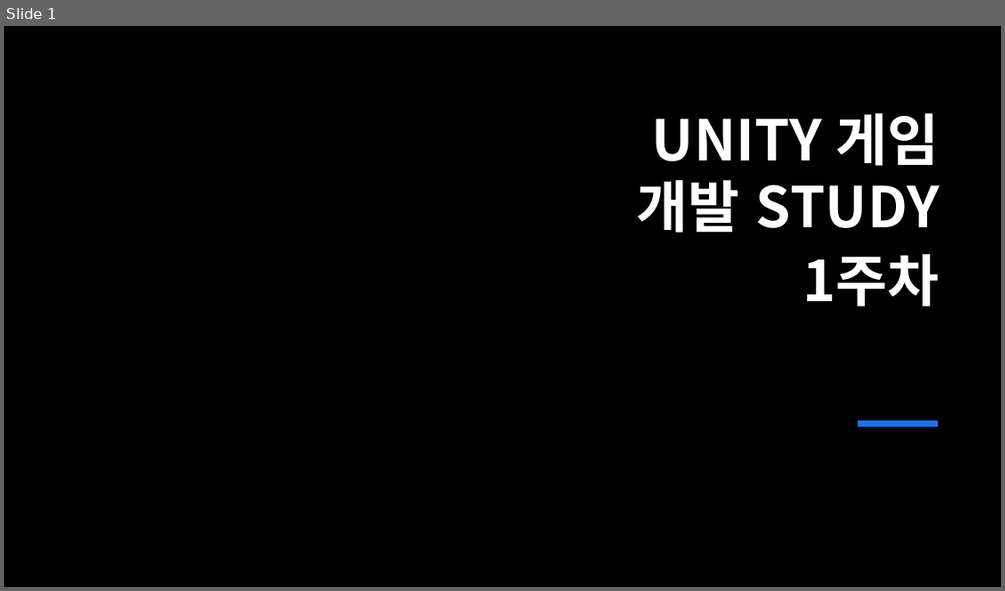
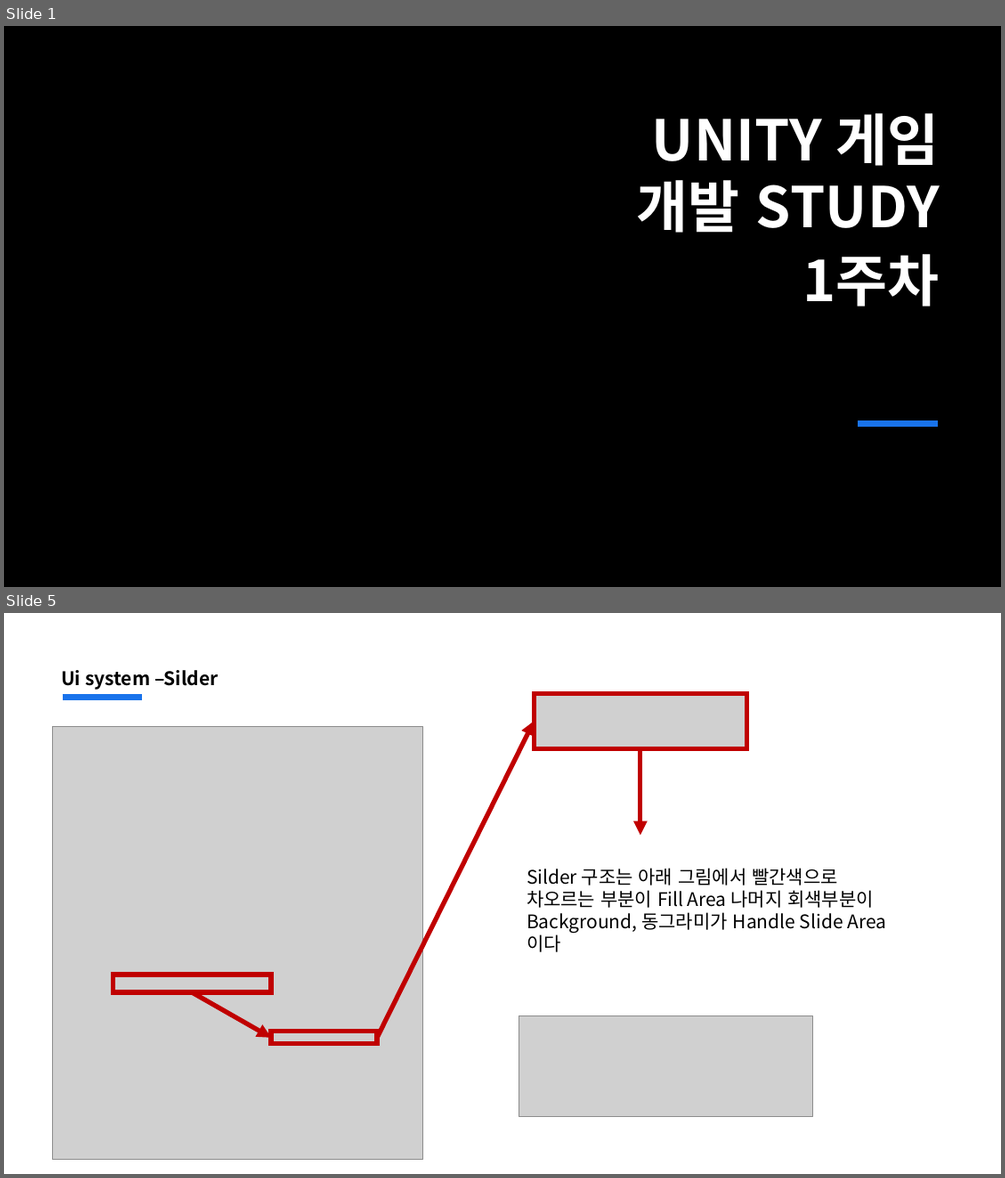
Before and after one commit to jsjin01/MJsec_Unity_Mentoring, a slide deck: MJsec_게임 개발 멘토링/MJsec_4주차.pptx. Shown one above the other, each under a label of ours: slide 1 before the commit, slides 1 and 5 after it; the slides between them are not shown. The pictures are 1005x591 and 1005x1178 pixels, drawn with LibreOffice and Linux fonts; fonts in the diff are those of the drawing; grey boxes stand for pictures; background and template pictures are left out. Boxes give left, top, right and bottom in pixels: in the first picture for what was removed or moved away, otherwise in the second. Text is boxed around its words. In the diff, an @@ line names an element or a change of style, - is before the commit and + after.

```diff
--- a/MJsec_게임 개발 멘토링/MJsec_4주차.pptx
+++ b/MJsec_게임 개발 멘토링/MJsec_4주차.pptx
@@ slide 5 added at (4,613,1001,1174), background #FFFFFF @@
@@ text added at (61,670,218,690), 18 pt, text #000000, bold @@
+Ui system –Silder
@@ line added from (63, 698) to (142, 698), #1973EB 6 pt @@
@@ picture added at (534,693,746,748) @@
@@ rectangle added at (534,693,746,748), outline #C00000 4.5 pt @@
@@ picture added at (53,727,423,1159) @@
@@ arrow added from (377, 1038) to (534, 721), #C00000 4.5 pt @@
@@ arrow added from (640, 748) to (640, 835), #C00000 4.5 pt @@
@@ text added at (526,868,874,933), 18 pt, text #000000 @@
+Silder 구조는 아래 그림에서 빨간색으로 차오르는 부분이 Fill Area 나머지 회색부분이
+Background, 동그라미가 Handle Slide Area이다
@@ rectangle added at (113,974,271,992), outline #C00000 4.5 pt @@
@@ arrow added from (193, 992) to (271, 1038), #C00000 4.5 pt @@
@@ rectangle added at (271,1031,377,1043), outline #C00000 4.5 pt @@
@@ picture added at (519,1015,813,1116) @@
```
Also in this commit, not shown: 12 other slides added, 9 slides removed, 12 other files.
